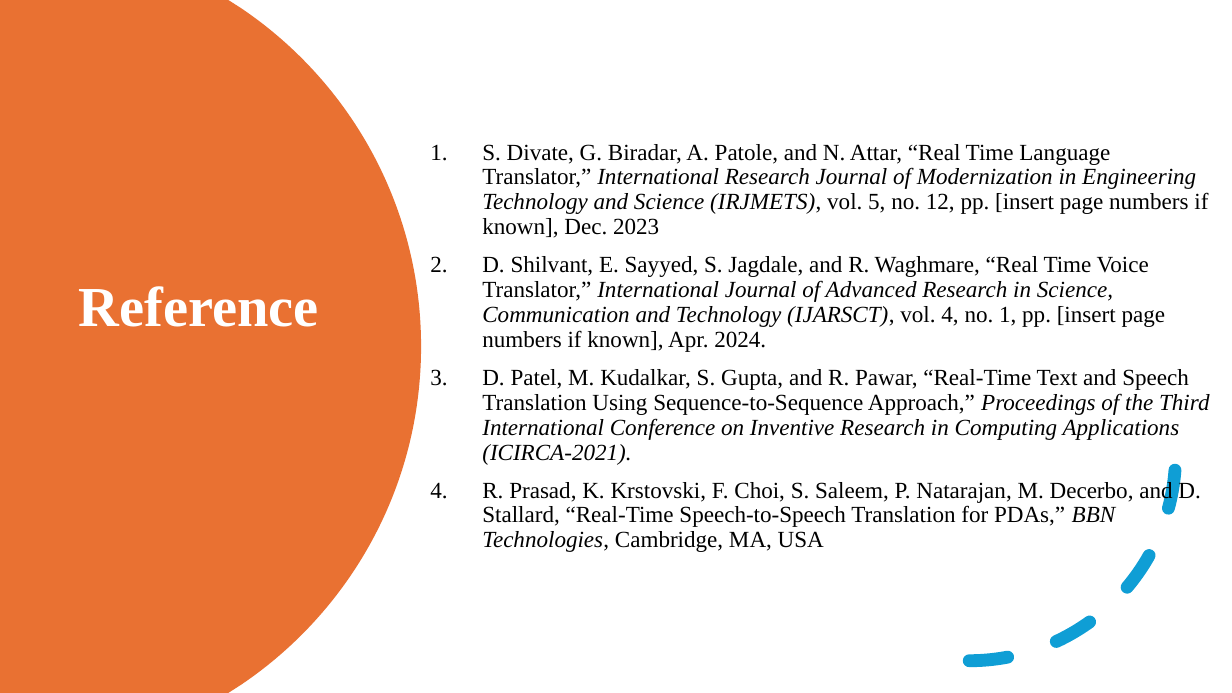
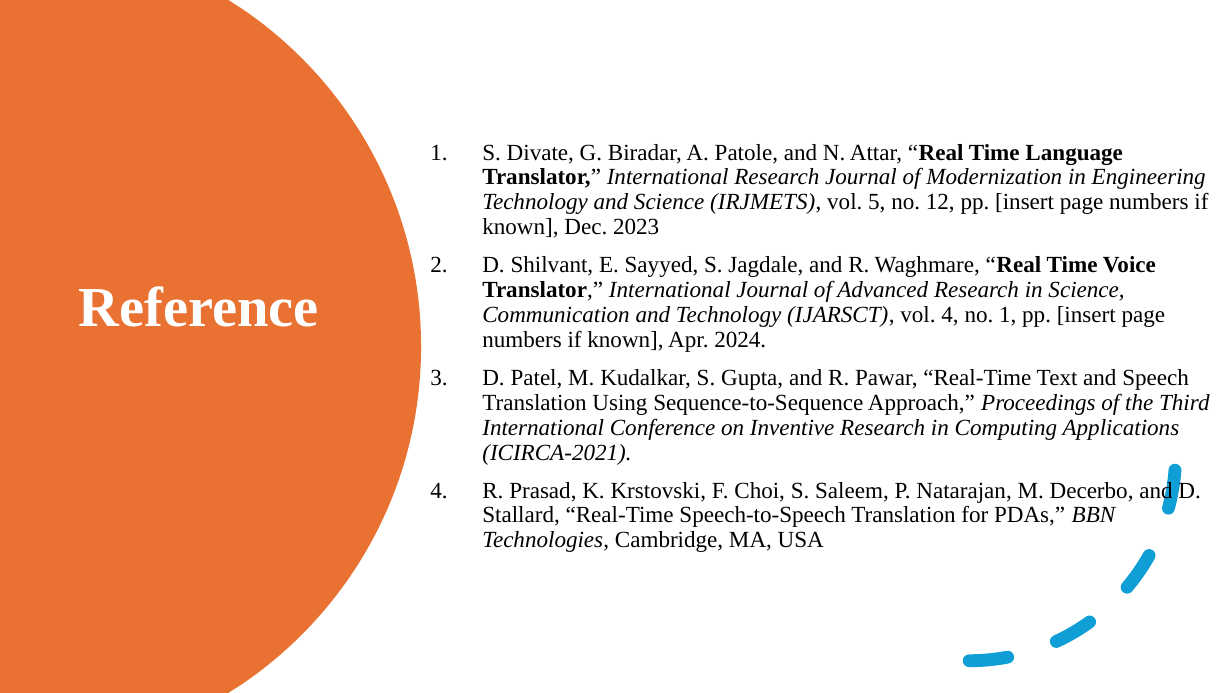
Before and after one commit to sanketbodakhe68/finel-year-projet, a slide deck: slide 13 of PPT/finel ppt.pptx. Drawn at 1232x693 pixels with LibreOffice and Linux fonts; fonts in the diff are those of the drawing. Boxes give left, top, right and bottom in pixels: in the first picture for what was removed or moved away, otherwise in the second. Text is boxed around its words. In the diff, an @@ line names an element or a change of style, - is before the commit and + after.

```diff
--- a/PPT/finel ppt.pptx
+++ b/PPT/finel ppt.pptx
@@ text at (482, 144, 1208, 352): bold on in "“Real Time Language Translator,”", "“Real Time Voice Translator,”" @@
```
Also in this commit, not shown: 7 other slides changed, 1 other file.
